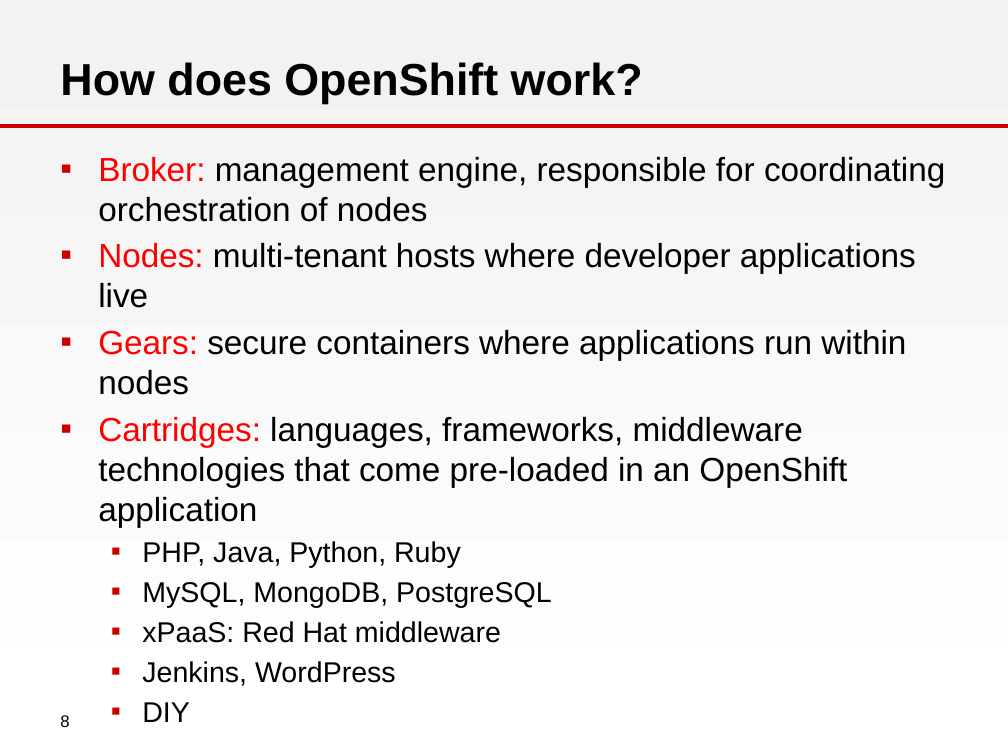
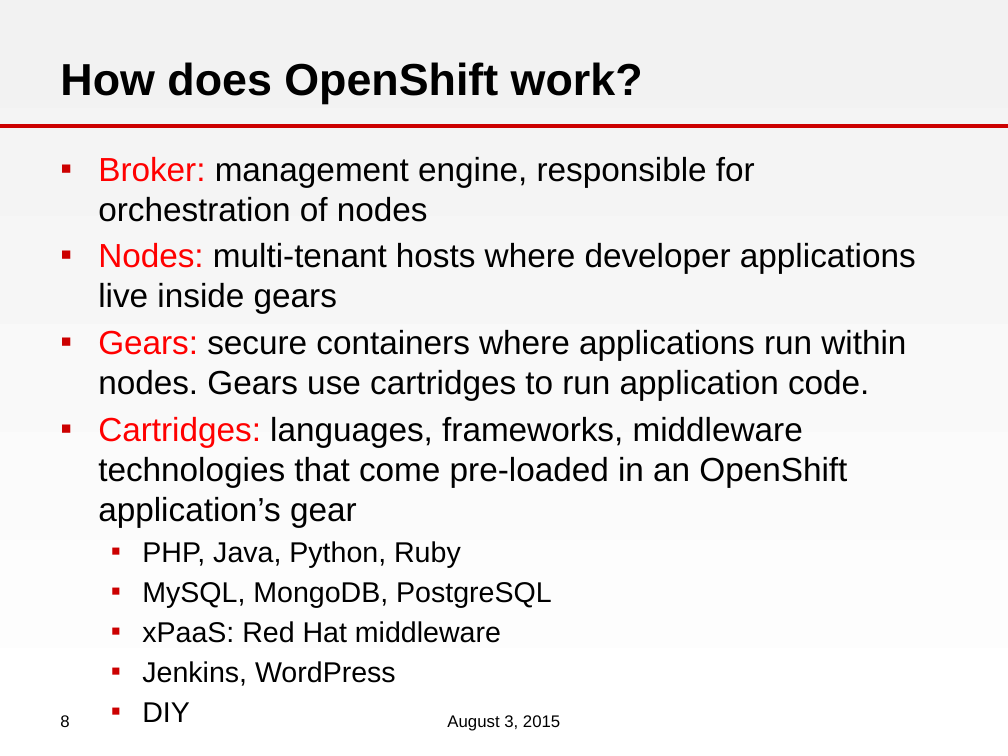
Before and after one commit to rstroop/nch-bootcamp, a slide deck: slide 8 of presentations/OpenShift/OpenShift_ACB_Presentation-2015.pptx. Drawn at 1008x756 pixels with LibreOffice and Linux fonts; fonts in the diff are those of the drawing; background and template pictures are left out. Boxes give left, top, right and bottom in pixels: in the first picture for what was removed or moved away, otherwise in the second. Text is boxed around its words. In the diff, an @@ line names an element or a change of style, - is before the commit and + after.

```diff
--- a/presentations/OpenShift/OpenShift_ACB_Presentation-2015.pptx
+++ b/presentations/OpenShift/OpenShift_ACB_Presentation-2015.pptx
@@ text at bbox=[98, 157, 916, 527]: text changed @@
-▪ Broker: management engine, responsible for coordinating orchestration of nodes
-▪ Nodes: multi-tenant hosts where developer applications live
-▪ Gears: secure containers where applications run within nodes
-▪ Cartridges: languages, frameworks, middleware technologies that come pre-loaded in an OpenShift application
+▪ Broker: management engine, responsible for orchestration of nodes
+▪ Nodes: multi-tenant hosts where developer applications live inside gears
+▪ Gears: secure containers where applications run within nodes. Gears use cartridges to run application code.
+▪ Cartridges: languages, frameworks, middleware technologies that come pre-loaded in an OpenShift application’s gear
@@ text added at bbox=[447, 715, 560, 731], 12 pt, text #000000 @@
+August 3, 2015
```
Also in this commit, not shown: 8 other slides changed, 1 other file.
